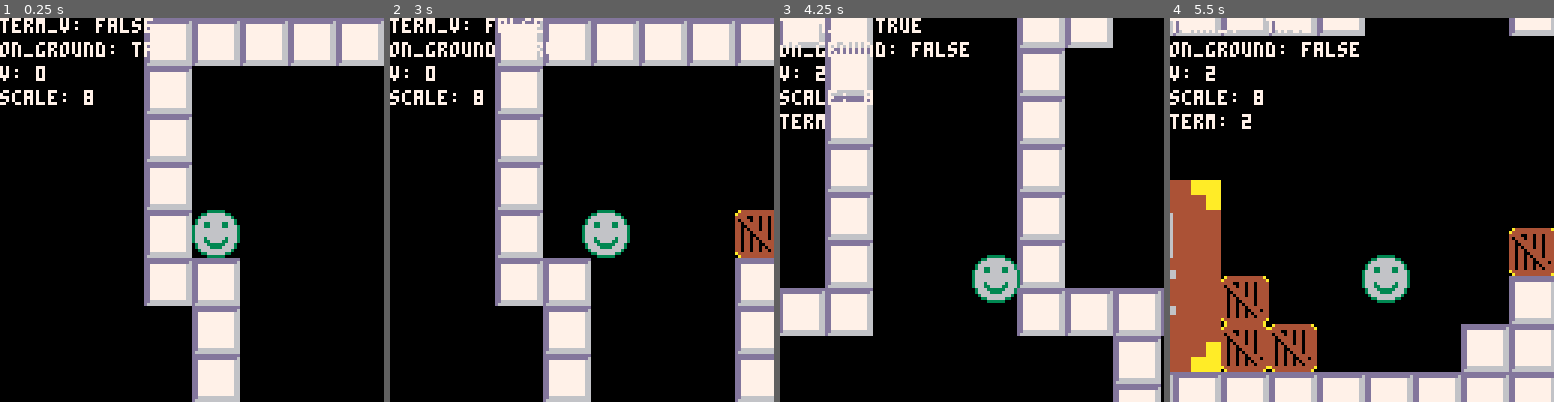
Above: before the commit, frames 1-4 (left to right).
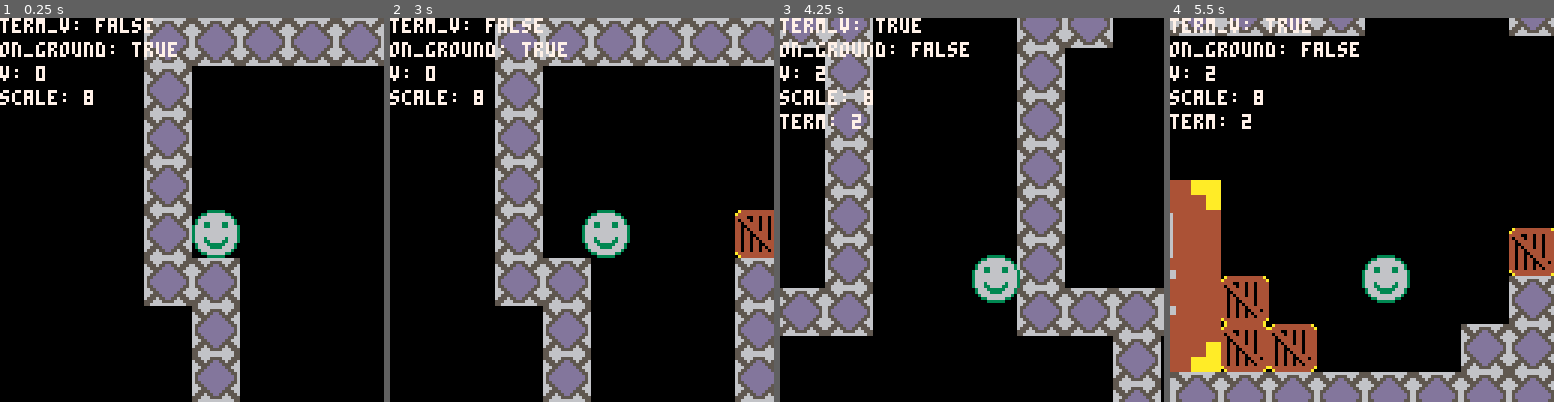
Above: after the commit, the same moments.

Repository: alixnovosi/boxventure
Game: PICO-8 cartridge boxventure.p8
The game is run twice, just before and just after one commit, with the same random seed, the same clock (stepped at 60 frames per second) and the same inputs.
Inputs:
- Up to frame 1 (0.25 s): no input
- Up to frame 2 (3 s): tap O (Z key) at 0.33, 0.7, 1.43, 2.22 s; tap X (X key) at 1.07, 2.07, 2.4, 2.73 s; hold Left 1.97-2.37 s; hold Down 2.42-2.82 s; hold Right from 2.87 s (still down)
- Up to frame 3 (4.25 s): tap X (X key) every 0.33 s from 3.07 to 4.07 s; tap O (Z key) at 3.1, 3.98 s; release Right at 3.53 s; hold Up 3.58-4.08 s; hold Right from 4.13 s (still down)
- Up to frame 4 (5.5 s): tap X (X key) every 0.33 s from 4.4 to 5.4 s; release Right at 4.53 s; hold Down 4.58-5.08 s; tap O (Z key) at 4.87 s; hold Left from 5.13 s (still down)

The runs differ from the first frame. In frame 1, 17% of the frame differs, in the area x 37-100%, y 0-100%; in frame 2, 22%; in frame 3, 24%, in the area x 0-100%, y 0-100%; in frame 4, 13%.

Commit message:
prettier tiles

Diff:
--- a/boxventure.p8
+++ b/boxventure.p8
@@ -519,22 +519,22 @@
     draw_map()
 end
 __gfx__
-00000000dddddddddddddddd00000000000000000a444444444444a0aaaaaaaaaa44444444444444444444444444444444444444444444aaaaaaaaaa00000000
-00000000ddddddddddddddd60000333333330000a44444444444444aaaaaaaaaaa44444444444444444444444444444444444444444444aaaaaaaaaa00000000
-00700700dd7777777777776600037777777730004444004404404444aaaaaaaaaa44444444444444444444444444444444444444444444aaaaaaaaaa00000000
-00077000dd7777777777776600377777777773004044404404404444aaaaaaaaaa44444444444444444444444444444444444444444444aaaaaaaaaa00000000
-00077000dd7777777777776603777777777777304404444404404444aaaaaaaaaa44444444444444444444444444444444444444444444aaaaaaaaaa00000000
-00700700dd7777777777776603776667767677304400444404404444aaaaa444444444444444444444444444444444444444444444444444444aaaaa00000000
-00000000dd7777777777776603776777776777304404044404404444aaaaa444444444444444444444444444444444444444444444444444444aaaaa00000000
-00000000dd7777777777776603776677776777304404404444404444aaaaa444444444444444444444444444444444444444444444444444444aaaaa00000000
-00000000dd7777777777776603776777776777304404400444404444aaaaa444444444444444444444444444444444444444444444444444444aaaaa00000000
-00000000dd7777777777776603776667767677304404404044404444aaaaa444444444444444444444444444444444444444444444444444444aaaaa00000000
-00000000dd7777777777776603777777777777304404404404444444444444444444444444444444444444444444444444444444444444444444444400000000
-00000000dd7777777777776603776667766677304404404400444044444444666666666446666666664466666666644666444666444444444444444400000000
-00000000dd7777777777776603777677776777304404404404044444444444666666666446666666664466666666644666444666444444444444444400000000
-00000000dd7777777777776603777677776777304404404404404444444444666666666446666666664466666666644666444666444444444444444400000000
-00000000dd666666666666660377767777677730a44444444444444a444444666444666444446664444466644444444666444666444444444444444400000000
-00000000d66666666666666603776667776777300a444444444444a0444444666444666444446664444466644444444666444666444444444444444400000000
+00000000556666666666665500000000000000000a444444444444a0aaaaaaaaaa44444444444444444444444444444444444444444444aaaaaaaaaa00000000
+0000000055566655556665550000333333330000a44444444444444aaaaaaaaaaa44444444444444444444444444444444444444444444aaaaaaaaaa00000000
+007007006555655dd556555600037777777730004444004404404444aaaaaaaaaa44444444444444444444444444444444444444444444aaaaaaaaaa00000000
+00077000665555dddd55556600377777777773004044404404404444aaaaaaaaaa44444444444444444444444444444444444444444444aaaaaaaaaa00000000
+0007700066655dddddd5566603777777777777304404444404404444aaaaaaaaaa44444444444444444444444444444444444444444444aaaaaaaaaa00000000
+007007006655dddddddd556603776667767677304400444404404444aaaaa444444444444444444444444444444444444444444444444444444aaaaa00000000
+00000000655dddddddddd55603776777776777304404044404404444aaaaa444444444444444444444444444444444444444444444444444444aaaaa00000000
+0000000065dddddddddddd5603776677776777304404404444404444aaaaa444444444444444444444444444444444444444444444444444444aaaaa00000000
+0000000065dddddddddddd5603776777776777304404400444404444aaaaa444444444444444444444444444444444444444444444444444444aaaaa00000000
+00000000655dddddddddd55603776667767677304404404044404444aaaaa444444444444444444444444444444444444444444444444444444aaaaa00000000
+000000006655dddddddd556603777777777777304404404404444444444444444444444444444444444444444444444444444444444444444444444400000000
+0000000066655dddddd5566603776667766677304404404400444044444444666666666446666666664466666666644666444666444444444444444400000000
+00000000665555dddd55556603777677776777304404404404044444444444666666666446666666664466666666644666444666444444444444444400000000
+000000006555655dd556555603777677776777304404404404404444444444666666666446666666664466666666644666444666444444444444444400000000
+0000000055566655556665550377767777677730a44444444444444a444444666444666444446664444466644444444666444666444444444444444400000000
+00000000556666666666665503776667776777300a444444444444a0444444666444666444446664444466644444444666444666444444444444444400000000
 00000000000003333330000000000666666000000000000000000000444444666444664444446664444466644444444666444666444444444444444400000000
 00000000000336666663300000066666667770000000000000000000444444666666644444446664444466644666644666666666444444444444444400000000
 00000000003666666666630000666666677777000000000000000000444444666666644444446664444466644666644666666666444444444444444400000000
